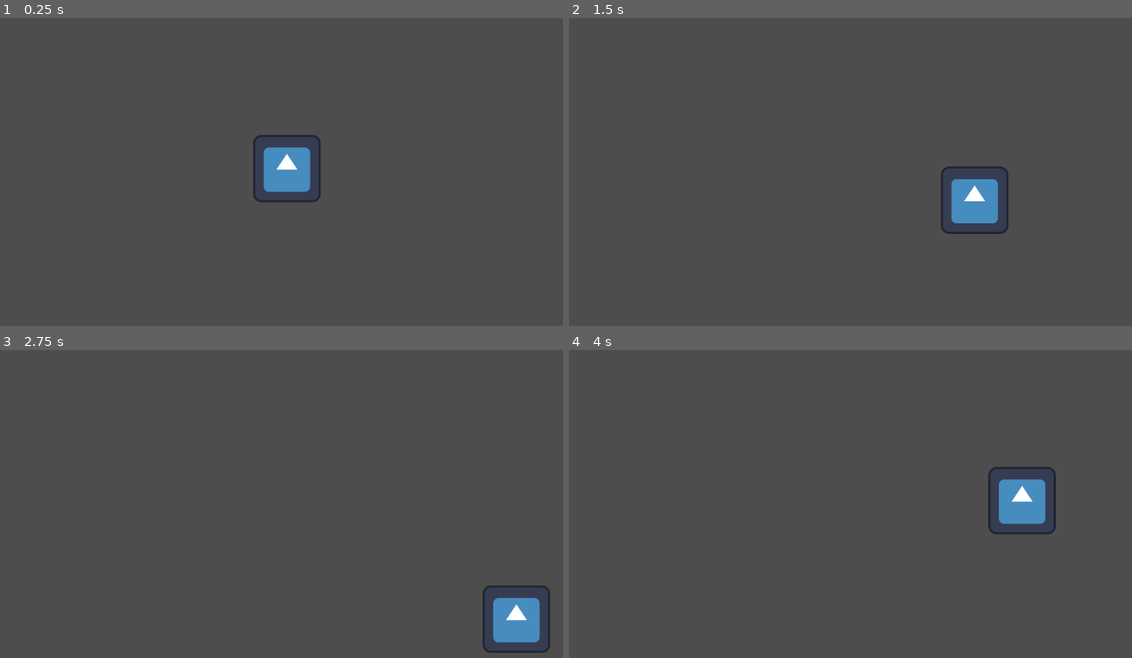
Above: before the commit, frames 1-4 (two rows, left to right).
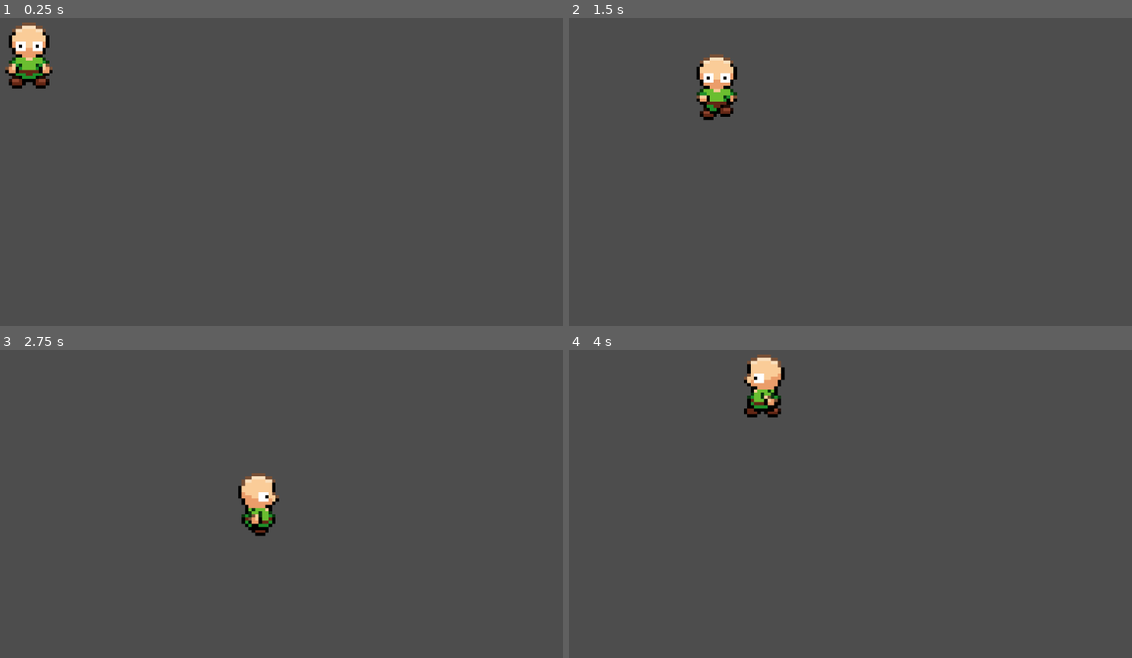
Above: after the commit, the same moments.

Repository: home-gamejam/gamejam-202410
Game: Godot game, scene res://Scene/main.tscn
Two runs of this game, one before a commit and one after it. Both use one fixed random seed, a clock stepped at 60 frames per second and the inputs below. The engine's default icon, where the game draws it, is replaced by a stand-in: a white triangle on a blue panel in a dark square.
Inputs:
- Up to frame 1 (0.25 s): no input
- Up to frame 2 (1.5 s): tap Enter at 0.5 s; hold Right (ui_right) 0.53-1.28 s; hold Down (ui_down) from 1.28 s (still down)
- Up to frame 3 (2.75 s): release Down (ui_down) at 2.03 s; hold Right (ui_right) from 2.03 s (still down)
- Up to frame 4 (4 s): release Right (ui_right) at 2.78 s; hold Up (ui_up) 2.78-3.53 s; hold Left (ui_left) from 3.53 s (still down)

The runs differ from the first frame. In frame 1, 2.9% of the frame differs, in the area x 0-57%, y 1-60%; in frame 2, 2.8%; in frame 3, 2.6%; in frame 4, 2.7%.

Commit message:
animimated art v1

Diff:
--- a/smack/Scene/hero.gd
+++ b/smack/Scene/hero.gd
@@ -10,9 +10,9 @@
 
 	# Get the input direction and handle the movement/deceleration.
 	# As good practice, you should replace UI actions with custom gameplay actions.
-	var direction := Input.get_axis("ui_left", "ui_right")
-	if direction:
-		velocity.x = direction * SPEED
+	var directionX := Input.get_axis("ui_left", "ui_right")
+	if directionX:
+		velocity.x = directionX * SPEED
 	else:
 		velocity.x = move_toward(velocity.x, 0, SPEED)
 
@@ -22,4 +22,18 @@
 	else:
 		velocity.y = move_toward(velocity.y, 0, SPEED)
 
+
+	if directionX != 0:
+		if directionX < 0:
+			$AnimatedSprite2D.flip_h = false
+		else:
+			$AnimatedSprite2D.flip_h = true
+
+		$AnimatedSprite2D.play("left")
+	elif directionY < 0:
+		$AnimatedSprite2D.play("up")
+	elif directionY > 0:
+		$AnimatedSprite2D.play("down")
+	else:
+		$AnimatedSprite2D.play("idle")
 	move_and_slide()
--- a/smack/Scene/hero.tscn
+++ b/smack/Scene/hero.tscn
@@ -1,34 +1,136 @@
-[gd_scene load_steps=6 format=3 uid="uid://urbakhvascpy"]
+[gd_scene load_steps=18 format=3 uid="uid://urbakhvascpy"]
 
 [ext_resource type="Script" path="res://Scene/hero.gd" id="1_3u3i6"]
-[ext_resource type="Texture2D" uid="uid://dvdnrj8unjfrt" path="res://icon.svg" id="1_se02j"]
+[ext_resource type="Texture2D" uid="uid://bicryyxu4gv5i" path="res://art/THELittleLad.png" id="2_juc6o"]
 
-[sub_resource type="AtlasTexture" id="AtlasTexture_cll7j"]
-atlas = ExtResource("1_se02j")
-region = Rect2(0, 0, 128, 128)
+[sub_resource type="AtlasTexture" id="AtlasTexture_xk1kk"]
+atlas = ExtResource("2_juc6o")
+region = Rect2(96, 0, 32, 28)
+
+[sub_resource type="AtlasTexture" id="AtlasTexture_n7ose"]
+atlas = ExtResource("2_juc6o")
+region = Rect2(128, 0, 32, 28)
+
+[sub_resource type="AtlasTexture" id="AtlasTexture_hmfp0"]
+atlas = ExtResource("2_juc6o")
+region = Rect2(160, 0, 32, 28)
+
+[sub_resource type="AtlasTexture" id="AtlasTexture_12gg1"]
+atlas = ExtResource("2_juc6o")
+region = Rect2(192, 0, 32, 28)
+
+[sub_resource type="AtlasTexture" id="AtlasTexture_yd3se"]
+atlas = ExtResource("2_juc6o")
+region = Rect2(0, 0, 32, 28)
+
+[sub_resource type="AtlasTexture" id="AtlasTexture_ppqhm"]
+atlas = ExtResource("2_juc6o")
+region = Rect2(352, 0, 32, 28)
+
+[sub_resource type="AtlasTexture" id="AtlasTexture_udobh"]
+atlas = ExtResource("2_juc6o")
+region = Rect2(384, 0, 32, 28)
+
+[sub_resource type="AtlasTexture" id="AtlasTexture_lpopv"]
+atlas = ExtResource("2_juc6o")
+region = Rect2(416, 0, 32, 28)
+
+[sub_resource type="AtlasTexture" id="AtlasTexture_1t0e7"]
+atlas = ExtResource("2_juc6o")
+region = Rect2(448, 0, 32, 28)
+
+[sub_resource type="AtlasTexture" id="AtlasTexture_3h6ex"]
+atlas = ExtResource("2_juc6o")
+region = Rect2(224, 0, 32, 28)
+
+[sub_resource type="AtlasTexture" id="AtlasTexture_c2opl"]
+atlas = ExtResource("2_juc6o")
+region = Rect2(256, 0, 32, 28)
+
+[sub_resource type="AtlasTexture" id="AtlasTexture_p0j3h"]
+atlas = ExtResource("2_juc6o")
+region = Rect2(288, 0, 32, 28)
+
+[sub_resource type="AtlasTexture" id="AtlasTexture_wqtyr"]
+atlas = ExtResource("2_juc6o")
+region = Rect2(320, 0, 32, 28)
 
 [sub_resource type="SpriteFrames" id="SpriteFrames_mbd0u"]
 animations = [{
 "frames": [{
 "duration": 1.0,
-"texture": SubResource("AtlasTexture_cll7j")
+"texture": SubResource("AtlasTexture_xk1kk")
+}, {
+"duration": 1.0,
+"texture": SubResource("AtlasTexture_n7ose")
+}, {
+"duration": 1.0,
+"texture": SubResource("AtlasTexture_hmfp0")
+}, {
+"duration": 1.0,
+"texture": SubResource("AtlasTexture_12gg1")
 }],
 "loop": true,
-"name": &"default",
+"name": &"down",
+"speed": 5.0
+}, {
+"frames": [{
+"duration": 1.0,
+"texture": SubResource("AtlasTexture_yd3se")
+}],
+"loop": true,
+"name": &"idle",
+"speed": 5.0
+}, {
+"frames": [{
+"duration": 1.0,
+"texture": SubResource("AtlasTexture_ppqhm")
+}, {
+"duration": 1.0,
+"texture": SubResource("AtlasTexture_udobh")
+}, {
+"duration": 1.0,
+"texture": SubResource("AtlasTexture_lpopv")
+}, {
+"duration": 1.0,
+"texture": SubResource("AtlasTexture_1t0e7")
+}],
+"loop": true,
+"name": &"left",
+"speed": 5.0
+}, {
+"frames": [{
+"duration": 1.0,
+"texture": SubResource("AtlasTexture_3h6ex")
+}, {
+"duration": 1.0,
+"texture": SubResource("AtlasTexture_c2opl")
+}, {
+"duration": 1.0,
+"texture": SubResource("AtlasTexture_p0j3h")
+}, {
+"duration": 1.0,
+"texture": SubResource("AtlasTexture_wqtyr")
+}],
+"loop": true,
+"name": &"up",
 "speed": 5.0
 }]
 
 [sub_resource type="RectangleShape2D" id="RectangleShape2D_a3sm6"]
-size = Vector2(128, 128)
+size = Vector2(142.557, 29.9724)
 
 [node name="hero" type="CharacterBody2D"]
 script = ExtResource("1_3u3i6")
 
 [node name="AnimatedSprite2D" type="AnimatedSprite2D" parent="."]
 position = Vector2(-5, 8)
+scale = Vector2(2.97131, 3.11887)
 sprite_frames = SubResource("SpriteFrames_mbd0u")
-frame_progress = 0.567155
+animation = &"idle"
 
 [node name="CollisionShape2D" type="CollisionShape2D" parent="."]
-position = Vector2(-5, 8)
+position = Vector2(-5, 15.5)
+rotation = 3.14159
+scale = Vector2(0.25253, -2.16866)
 shape = SubResource("RectangleShape2D_a3sm6")
--- a/smack/Scene/main.tscn
+++ b/smack/Scene/main.tscn
@@ -1,8 +1,33 @@
-[gd_scene load_steps=2 format=3 uid="uid://bnp622jgb372v"]
+[gd_scene load_steps=3 format=3 uid="uid://bnp622jgb372v"]
 
 [ext_resource type="PackedScene" uid="uid://urbakhvascpy" path="res://Scene/hero.tscn" id="1_xifyf"]
+[ext_resource type="PackedScene" uid="uid://cdkg1ai1i6olv" path="res://Scene/wall.tscn" id="2_tfdd4"]
 
 [node name="Main" type="Node2D"]
+position = Vector2(789.5, 672.5)
+scale = Vector2(1.15573, 1.2365)
 
 [node name="hero" parent="." instance=ExtResource("1_xifyf")]
-position = Vector2(566, 311)
+position = Vector2(-611.304, -505.862)
+scale = Vector2(1.86526, 1.54994)
+
+[node name="world boundry" parent="." instance=ExtResource("2_tfdd4")]
+position = Vector2(-709.078, -390.214)
+rotation = -0.00632452
+scale = Vector2(0.448123, 2.70718)
+
+[node name="wall_R" parent="world boundry" instance=ExtResource("2_tfdd4")]
+position = Vector2(5007.91, 21.0762)
+scale = Vector2(1, 1.02871)
+
+[node name="wall_UP2" parent="world boundry" instance=ExtResource("2_tfdd4")]
+position = Vector2(468.6, 591.524)
+rotation = -1.52467
+scale = Vector2(0.207641, 7.8542)
+skew = -0.0441539
+
+[node name="wall_UP" parent="world boundry" instance=ExtResource("2_tfdd4")]
+position = Vector2(-306.67, -59.4719)
+rotation = 1.55183
+scale = Vector2(0.0863141, -13.0188)
+skew = 0.0212187
--- /dev/null
+++ b/smack/Scene/wall.tscn
@@ -0,0 +1,10 @@
+[gd_scene load_steps=2 format=3 uid="uid://cdkg1ai1i6olv"]
+
+[sub_resource type="RectangleShape2D" id="RectangleShape2D_rrnyt"]
+size = Vector2(128, 659)
+
+[node name="StaticBody2D" type="StaticBody2D"]
+
+[node name="CollisionShape2D" type="CollisionShape2D" parent="."]
+position = Vector2(0, 265.5)
+shape = SubResource("RectangleShape2D_rrnyt")
Binary file added: smack/art/THELittleLad.aseprite
Binary file added: smack/art/THELittleLad.png
Not shown, added: smack/art/THELittleLad.png.import
Binary file added: smack/art/littleLad.aseprite
